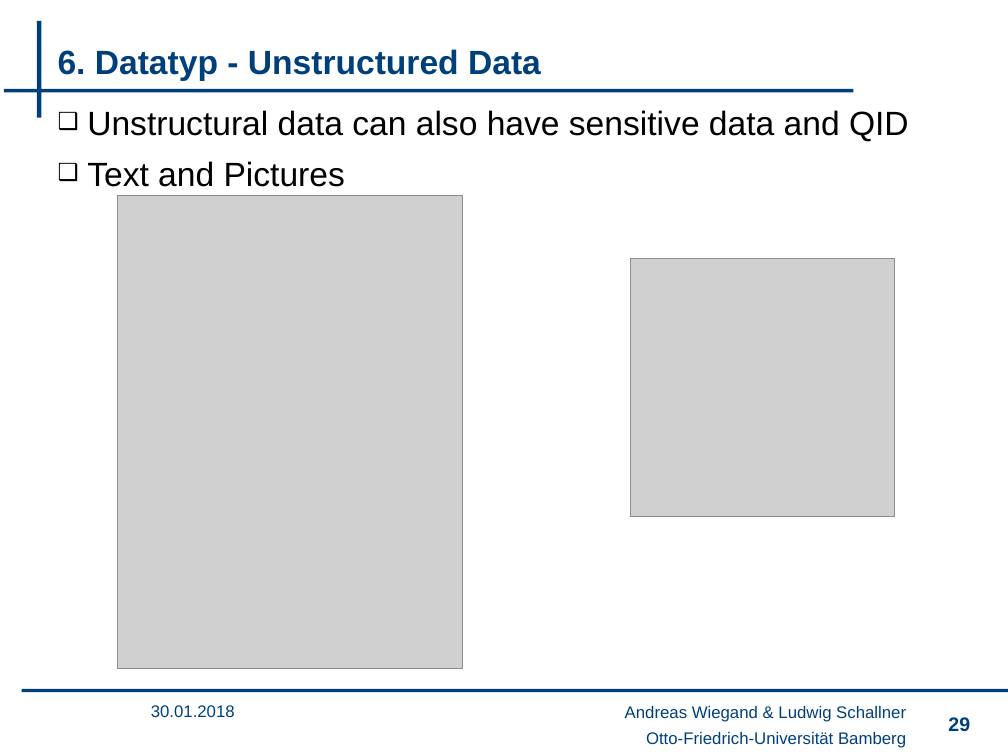
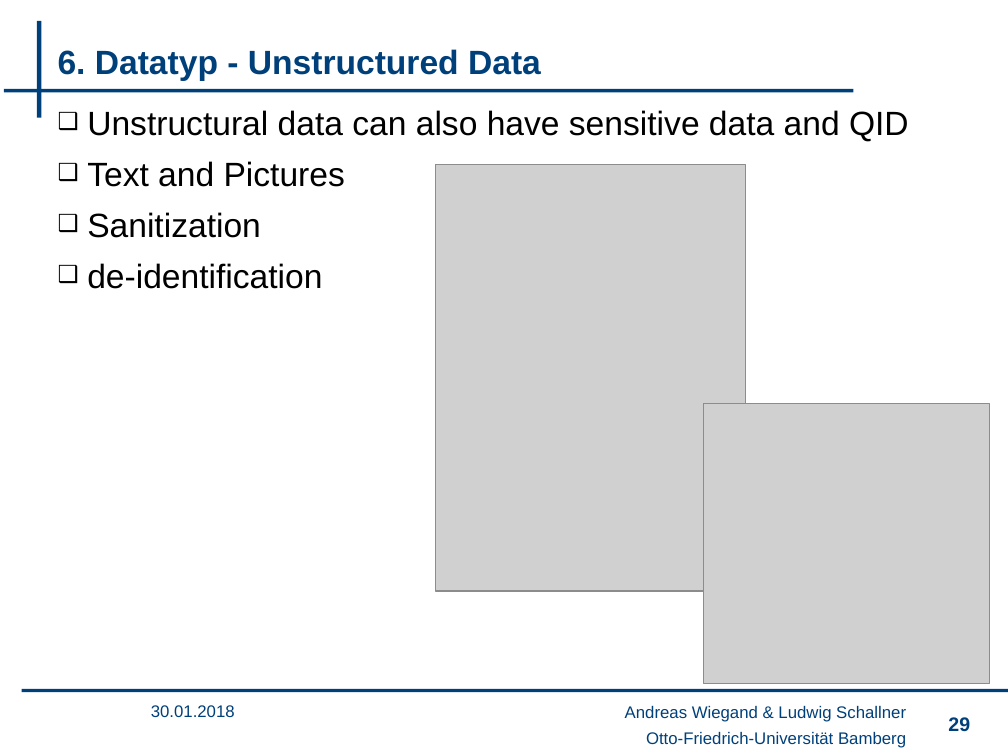
Before and after one commit to wsgan001/PSI-MSem, a slide deck: slide 29 of presentation/sicherheits_final_an.pptx. Drawn at 1008x756 pixels with LibreOffice and Linux fonts; fonts in the diff are those of the drawing; grey boxes stand for pictures; background and template pictures are left out. Boxes give left, top, right and bottom in pixels: in the first picture for what was removed or moved away, otherwise in the second. Text is boxed around its words. In the diff, an @@ line names an element or a change of style, - is before the commit and + after.

```diff
--- a/presentation/sicherheits_final_an.pptx
+++ b/presentation/sicherheits_final_an.pptx
@@ picture added at [435,165,746,592] @@
@@ picture removed at [118,196,463,668] @@
@@ text at [87,212,322,289]: paragraphs added @@
+❑ Sanitization
+❑ de-identiﬁcation
@@ picture: place and size @@
-picture at [631,259,895,517]
+picture at [704,404,989,683]
```
Also in this commit, not shown: 2 slides added, 2 other files.
